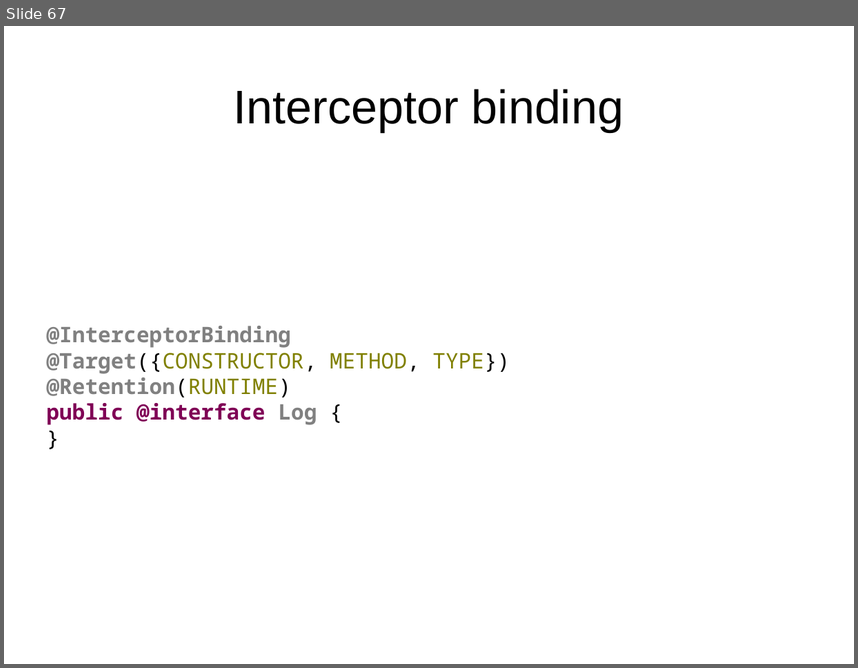
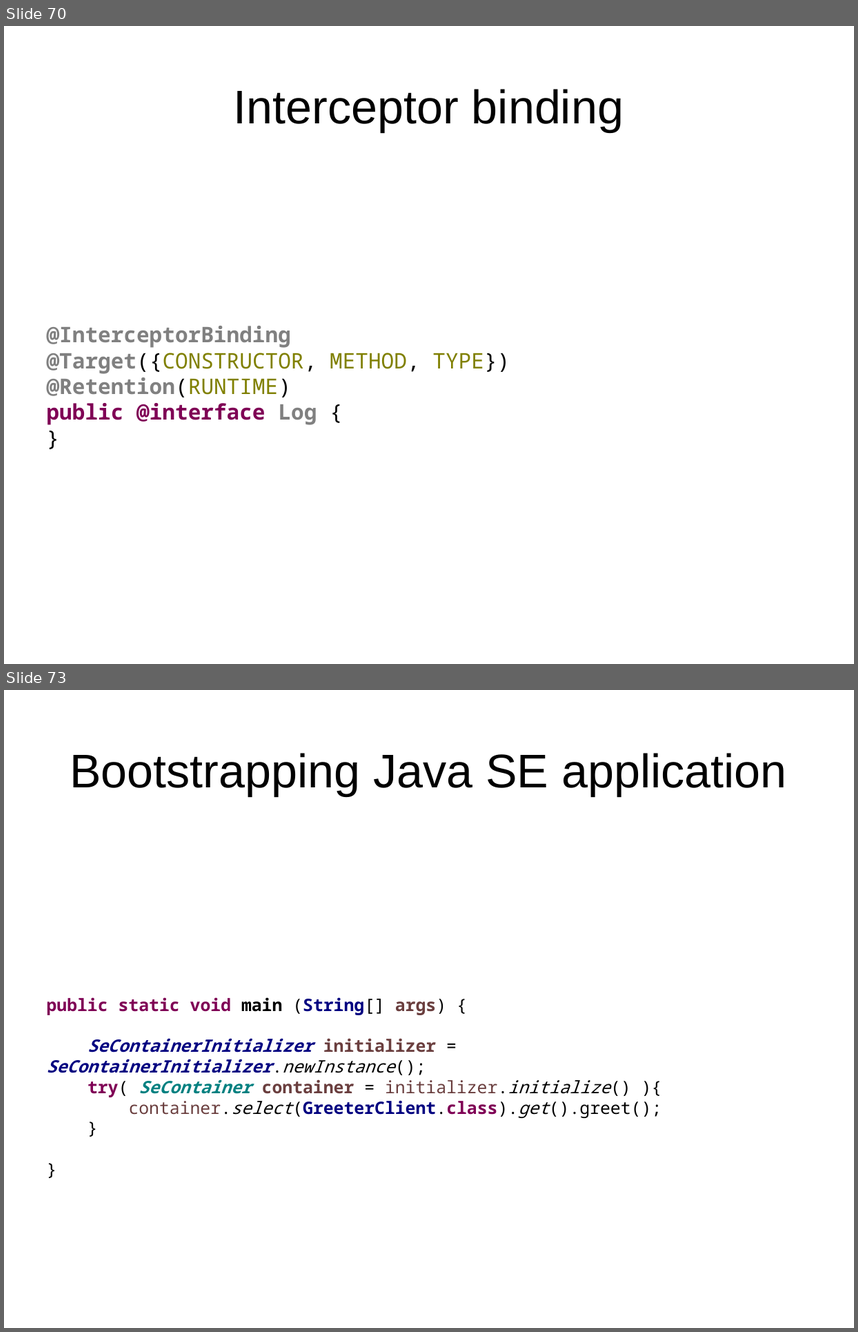
Before and after one commit to FrigoCoder/CDI, a slide deck: CDI.odp. Shown one above the other, each under a label of ours: slide 67 before the commit, slides 70 and 73 after it; the slides between them are not shown. The pictures are 858x668 and 858x1332 pixels, drawn with LibreOffice and Linux fonts; fonts in the diff are those of the drawing. Boxes give left, top, right and bottom in pixels: in the first picture for what was removed or moved away, otherwise in the second. Text is boxed around its words. In the diff, an @@ line names an element or a change of style, - is before the commit and + after.

```diff
--- a/CDI.odp
+++ b/CDI.odp
@@ slide 73 added at (x1=4, y1=690, x2=854, y2=1328), background #FFFFFF @@
@@ title added at (x1=70, y1=753, x2=786, y2=796), 44 pt, text #000000 @@
+Bootstrapping Java SE application
@@ text added at (x1=47, y1=997, x2=662, y2=1118), 16 pt, text #000000, bold @@
+public static void main (String[] args) {
+SeContainerInitializer initializer = SeContainerInitializer.newInstance();
+try( SeContainer container = initializer.initialize() ){
+container.select(GreeterClient.class).get().greet();
+}
+}
@@ what was slide 67 is now slide 70 @@
```
Also in this commit, not shown: 3 slides changed, 4 other slides added, 6 other files.
